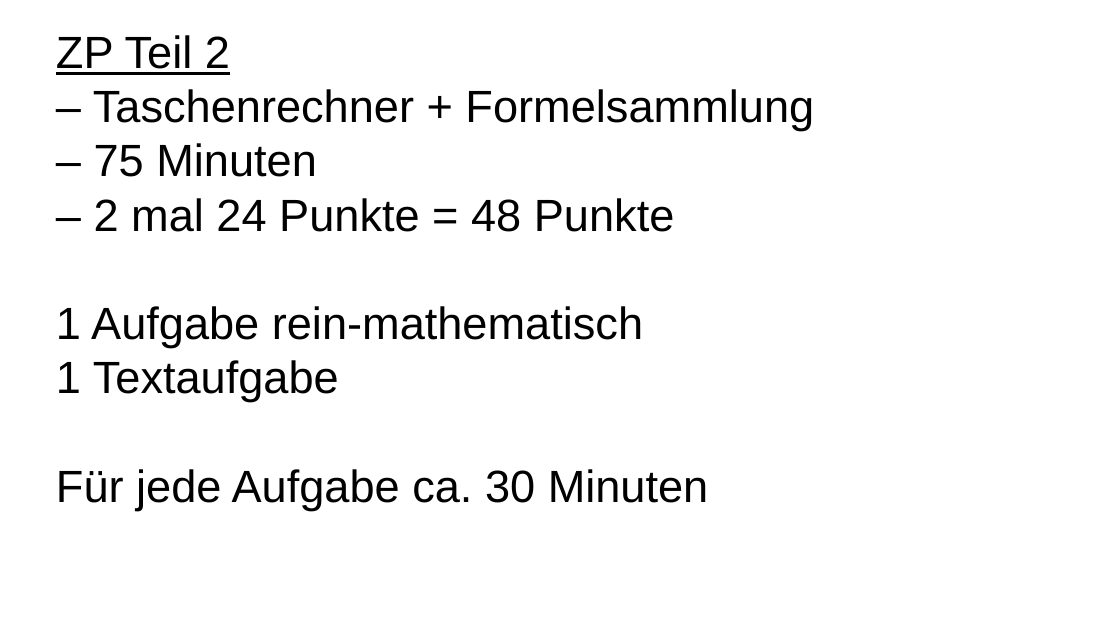
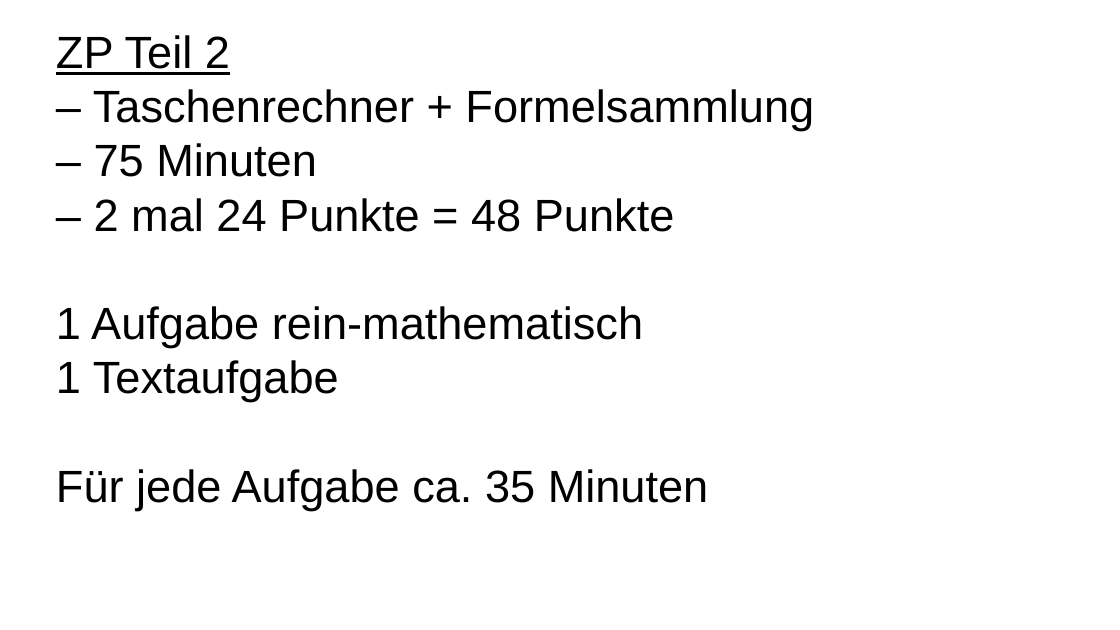
Before and after one commit to bearums/teaching, a slide deck: slide 5 of B5/Mathe/2024/EF/ZP/02-Teil2_Aufgaben/02_Teil2.odp. Drawn at 1120x630 pixels with LibreOffice and Linux fonts; fonts in the diff are those of the drawing. Boxes give left, top, right and bottom in pixels: in the first picture for what was removed or moved away, otherwise in the second. Text is boxed around its words. In the diff, an @@ line names an element or a change of style, - is before the commit and + after.

```diff
--- a/B5/Mathe/2024/EF/ZP/02-Teil2_Aufgaben/02_Teil2.odp
+++ b/B5/Mathe/2024/EF/ZP/02-Teil2_Aufgaben/02_Teil2.odp
@@ subtitle at (56, 469, 709, 510): text changed @@
-Für jede Aufgabe ca. 30 Minuten
+Für jede Aufgabe ca. 35 Minuten
```
Also in this commit, not shown: 2 other files.
